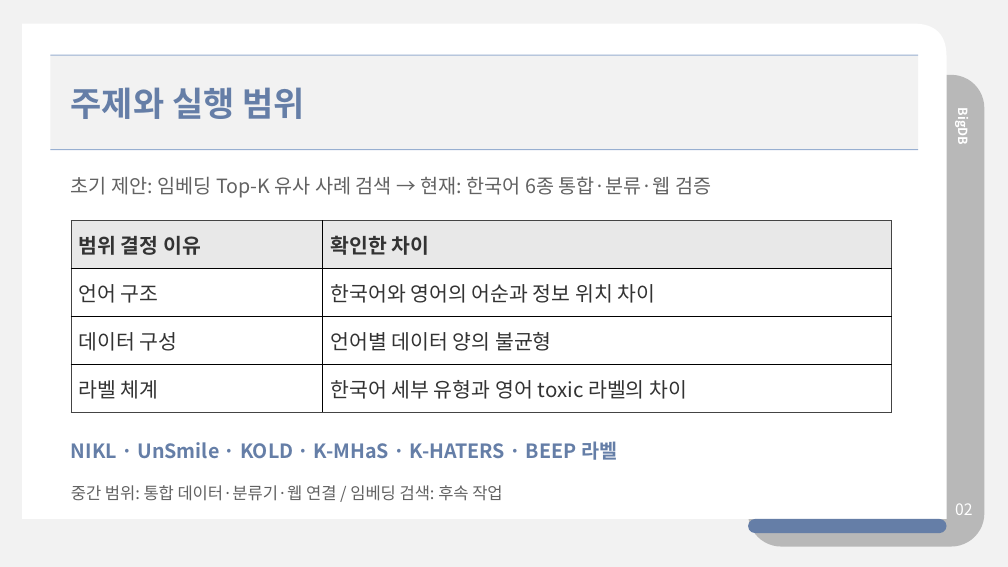
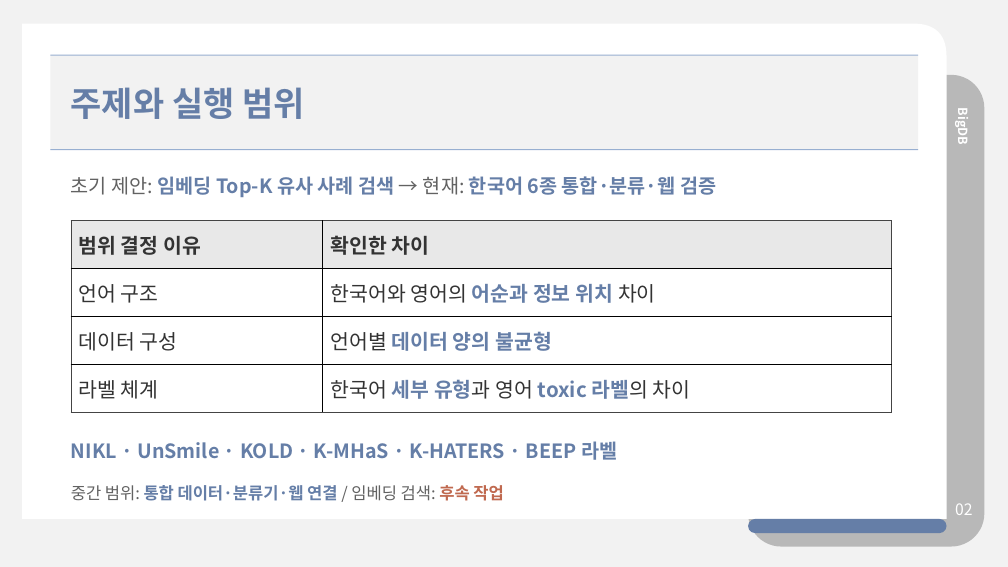
Before and after one commit to sangdelia/3-2-BigDB-Proj., a slide deck: slide 2 of ppts/BigDB 중간발표 - 혐오체인 (조규상,서재철,윤건호).pptx. Drawn at 1008x567 pixels with LibreOffice and Linux fonts; fonts in the diff are those of the drawing. Boxes give left, top, right and bottom in pixels: in the first picture for what was removed or moved away, otherwise in the second. Text is boxed around its words. In the diff, an @@ line names an element or a change of style, - is before the commit and + after.

```diff
--- a/ppts/BigDB 중간발표 - 혐오체인 (조규상,서재철,윤건호).pptx
+++ b/ppts/BigDB 중간발표 - 혐오체인 (조규상,서재철,윤건호).pptx
@@ text "초기 제안: 임베딩 Top-K 유사 ..." at [71,176,716,197]: text colour #626262 to #657EA7, bold on in "임베딩 Top-K 유사 사례 검색 한국어 6종 ..." @@
@@ table at [71,221,892,413] @@
@@ text colour #333333 to #657EA7, bold on in "어순과 정보 위치", "데이터 양의 불균형", "세부 유형과 toxic 라벨의" @@
@@ text "중간 범위: 통합 데이터·분류기·웹 연결 ..." at [71,485,503,501]: text colour #626262 to #657EA7 in "통합 데이터·분류기·웹 연결"; text colour #626262 to #C0694F in "후속 작업"; bold on in "통합 데이터·분류기·웹 연결 후속 작업" @@
```
Also in this commit, not shown: 10 other slides changed, 21 other files.
